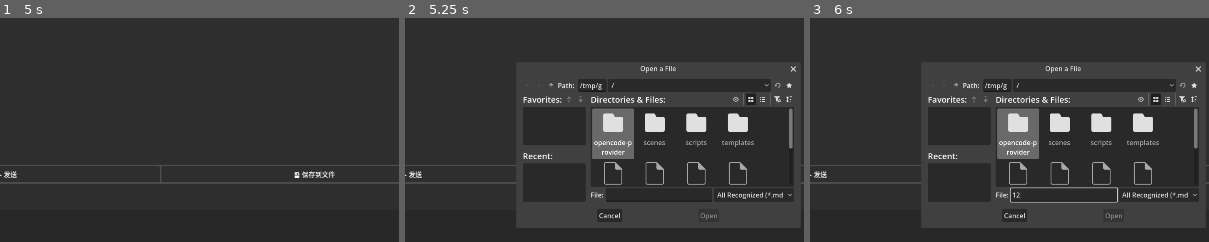
Above: before the commit, frames 1-3 (left to right).
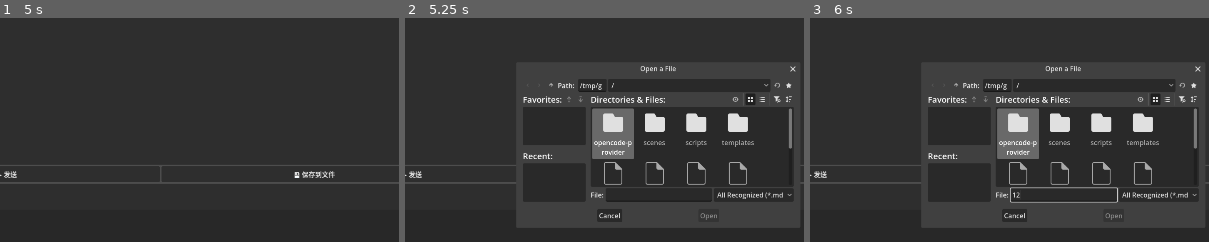
Above: after the commit, the same moments.

Repository: fkyah3/experiment-console
Game: Godot game, scene res://scenes/ExperimentPanel.tscn
Two runs of this game, one before a commit and one after it. Both use one fixed random seed, a clock stepped at 60 frames per second and the inputs below.
Inputs (mouse positions are % of the whole screen's width and height, from its top left):
- Up to frame 1 (5 s): click (71, 1) at 0.52 s; type "Alex" at 0.6 s; click (50, 96) at 0.75 s; type "12" at 0.83 s; click "deepseek-v4-flash" at 1.25 s; click "思考模式" at 2 s; click "high" at 2.75 s; click "探索分离" at 3.5 s; click "裸模式" at 4.25 s
- Up to frame 2 (5.25 s): click "📄 加载文件" at 5 s
- Up to frame 3 (6 s): click (50, 60) at 5.77 s; type "12" at 5.85 s
The pictures show only the part of the screen within x 18-68%, y 20-70%; the shares and areas given below are measured in that part.

Frame 1 is identical in both runs. In frame 2, 0.2% of the frame differs, in the area x 82-98%, y 21-80%; in frame 3, 0.2%.

Commit message:
fix: 兼容非流式响应 — delta 为空时降级读 message.content
部分 API（如 OpenCode Go）可能一次性下发完整 message
而非流式 delta chunk。当前代码只读 delta.content，
导致这些 API 的内容被静默丢弃。

修法：delta 不含 content 时，降级读 choices[0].message
中的 content 和 reasoning_content。

Diff:
--- a/scripts/DeepSeekStreamClient.gd
+++ b/scripts/DeepSeekStreamClient.gd
@@ -156,6 +156,14 @@
 		reasoning_chunk.emit(delta["reasoning_content"])
 	if delta.has("content") and delta["content"] != null:
 		content_chunk.emit(delta["content"])
+
+	# 部分 API（如 OpenCode Go）可能一次性下发完整 message 而非流式 delta
+	if not delta.has("content") or delta["content"] == null:
+		var msg = choices[0].get("message", {})
+		if msg.has("content") and msg["content"] != null and not str(msg["content"]).is_empty():
+			content_chunk.emit(str(msg["content"]))
+		if msg.has("reasoning_content") and msg["reasoning_content"] != null and not str(msg["reasoning_content"]).is_empty():
+			reasoning_chunk.emit(str(msg["reasoning_content"]))
 	if delta.has("tool_calls") and delta["tool_calls"] != null:
 		_had_tool_calls = true
 		var tc_array: Array = delta["tool_calls"]
